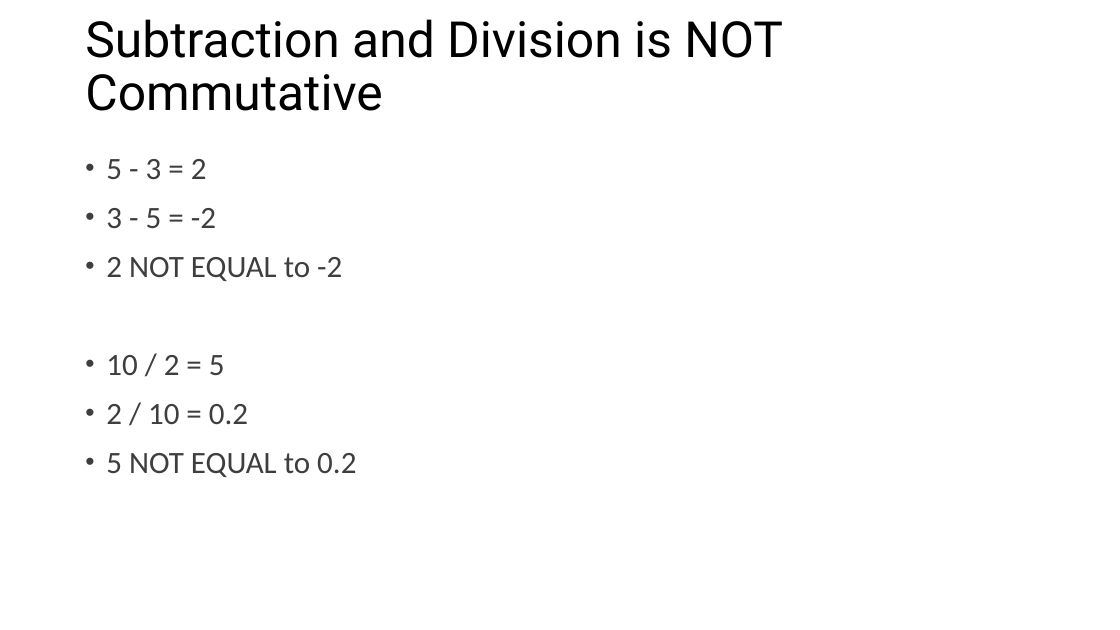
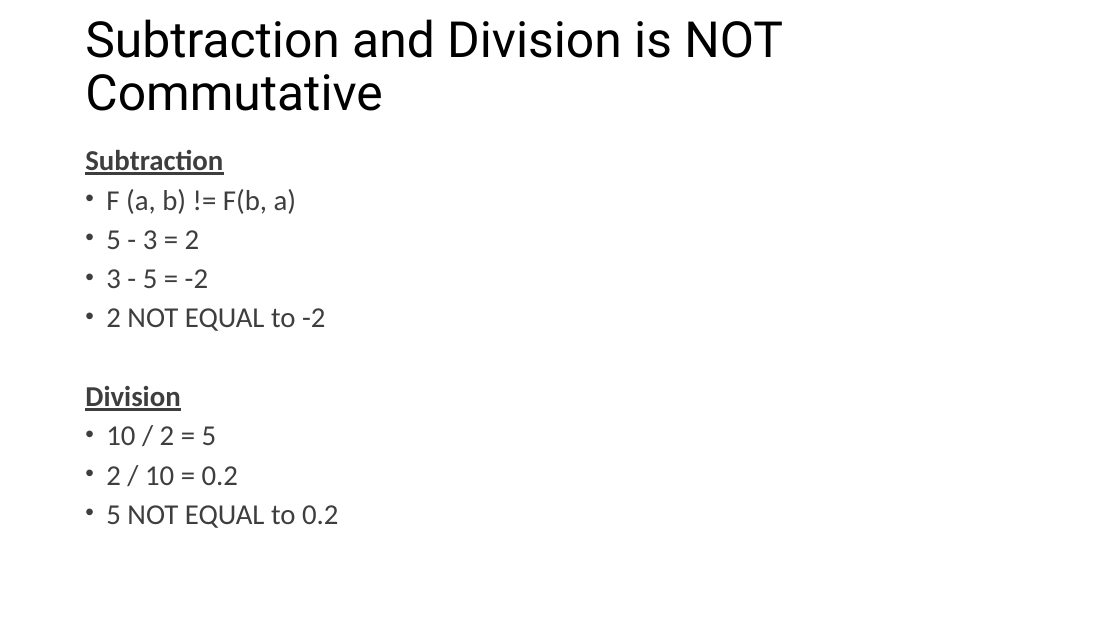
Before and after one commit to mahmoudparsian/big-data-mapreduce-course, a slide deck: slide 32 of slides/mapreduce/3.1_combiners_in_mapreduce.pptx. Drawn at 1120x630 pixels with LibreOffice and Linux fonts; fonts in the diff are those of the drawing; background and template pictures are left out. Boxes give left, top, right and bottom in pixels: in the first picture for what was removed or moved away, otherwise in the second. Text is boxed around its words. In the diff, an @@ line names an element or a change of style, - is before the commit and + after.

```diff
--- a/slides/mapreduce/3.1_combiners_in_mapreduce.pptx
+++ b/slides/mapreduce/3.1_combiners_in_mapreduce.pptx
@@ text at [85, 150, 297, 214]: paragraphs added @@
+Subtraction
+• F (a, b) != F(b, a)
@@ text at [106, 230, 338, 528]: size 26.7 to 24.7 pt in "5 - 3 = 2", "3 - 5 = -2", "2 NOT EQUAL to -2", "10 / 2 = 5" and 2 more places; line spacing 1 to 0.8 @@
@@ text at [85, 386, 180, 411]: paragraph added @@
+Division
```
Also in this commit, not shown: 2 other slides changed, 1 other file.
